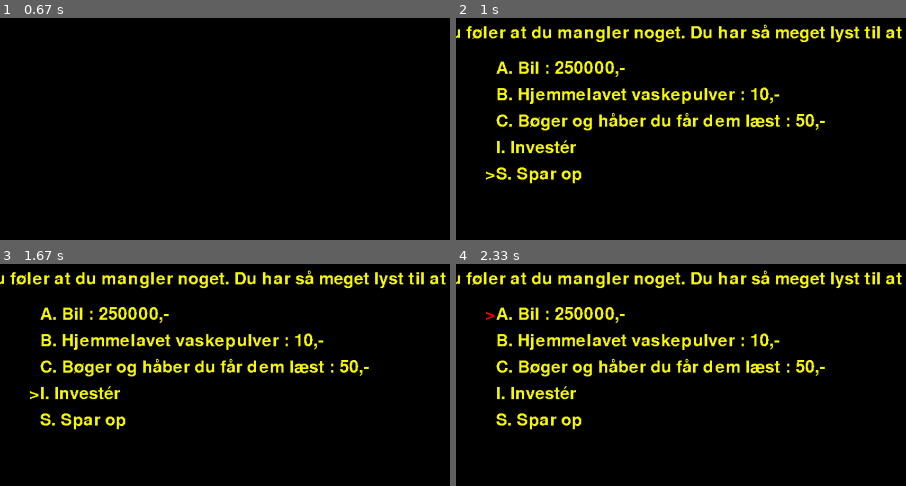
Above: before the commit, frames 1-4 (two rows, left to right).
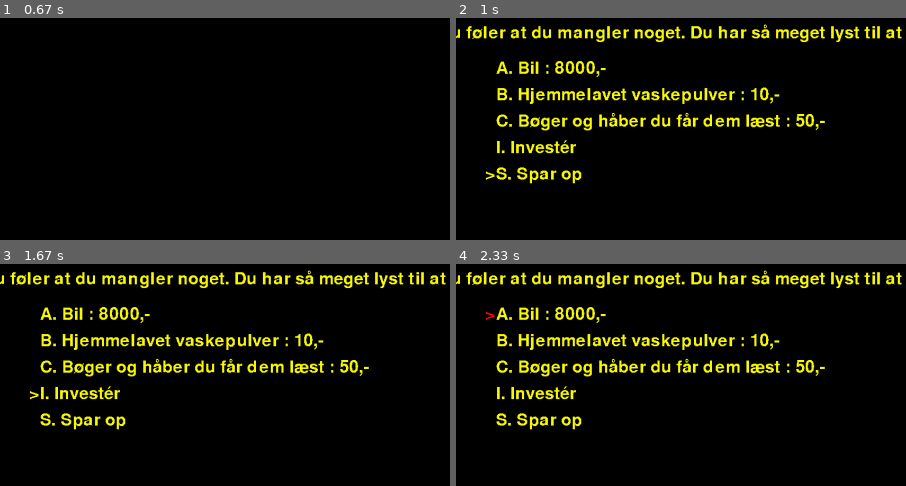
Above: after the commit, the same moments.

Repository: toke-dk/FIRE-game
Game: pygame game, started from main.py
Same seed, same stepped clock (60 frames per second), same inputs: the game is played once before the commit and once after it.
Inputs:
- Up to frame 1 (0.67 s): hold A from 0.33 s (still down)
- Up to frame 2 (1 s): release A at 0.87 s; hold S from 0.9 s (still down)
- Up to frame 3 (1.67 s): tap C at 1.05 s; release S at 1.4 s; hold A from 1.43 s (still down); tap I at 1.58 s
- Up to frame 4 (2.33 s): release A at 1.83 s; hold S 1.87-2.23 s; tap B at 2.02 s; hold A from 2.27 s (still down)
The pictures show only the part of the screen within x 6-56%, y 0-50%; the shares and areas given below are measured in that part.

Frame 1 is identical in both runs. In frame 2, 0.6% of the frame differs, in the area x 22-38%, y 19-27%; in frame 3, 0.6%; in frame 4, 0.6%.

Commit message:
added some more questions

Diff:
--- a/main.py
+++ b/main.py
@@ -70,7 +70,7 @@
 quiz_sets = [
             {"spørgsmål": "Du føler at du mangler noget. Du har så meget lyst til at købe et eller andet. Hvad vil du "
                           "helst vælge:",
-             "valgmuligheder": [{"tekst": "A. Bil", "point": -10, "pris": 250000, "inkomststigning": -200},
+             "valgmuligheder": [{"tekst": "A. Bil", "point": -10, "pris": 8000, "inkomststigning": -200},
                                 {"tekst": "B. Hjemmelavet vaskepulver", "point": 5, "pris": 10, "inkomststigning": 10},
                                 {"tekst": "C. Bøger og håber du får dem læst", "point": -3, "pris": 50, "inkomststigning": 0}],
              "svar": "A"
@@ -108,10 +108,15 @@
             {"spørgsmål": "Du kan købe en del af en lejlighed, du har allerede en god en i forvejen, hvad gør du?",
              "valgmuligheder": [{"tekst": "A. Køber den og lejer den ud til andre", "point": 45, "pris": 400, "inkomststigning": 100},
                                 {"tekst": "B. Du kigger på den men bruger ingen penge, da du har en i forvejen", "point": 0, "pris": 0, "inkomststigning": 0},
-                                {"tekst": "C. Køber den og fotæller folk at dine kan købe den billigt", "point": -5, "pris": 600, "inkomststigning": -100}],
-             "svar": "A"
-             },
-
+                                {"tekst": "C. Køber den og fotæller folk at de kan købe den billigt", "point": -5, "pris": 600, "inkomststigning": -100}],
+             "svar": "A"
+             },
+            {"spørgsmål": "Du overvejer at sige op for at starte op, for at starte din egen forretning",
+             "valgmuligheder": [{"tekst": "A. Du lader vær med at sige op, fordi du indser at det nok ikke bliver til noget", "point": -10, "pris": 0, "inkomststigning": 0},
+                                {"tekst": "B. Du starter virksomhed. Det koster nogle penge, men du tager chancen.", "point": 20, "pris": 800, "inkomststigning": random.randint(-100, 400)},
+                                {"tekst": "C. Du siger op, men dropper ideen og bliver ansat i en anden virksomhed.", "point": -15, "pris": 0, "inkomststigning": -10}],
+             "svar": "A"
+             },
 
         ]
 
